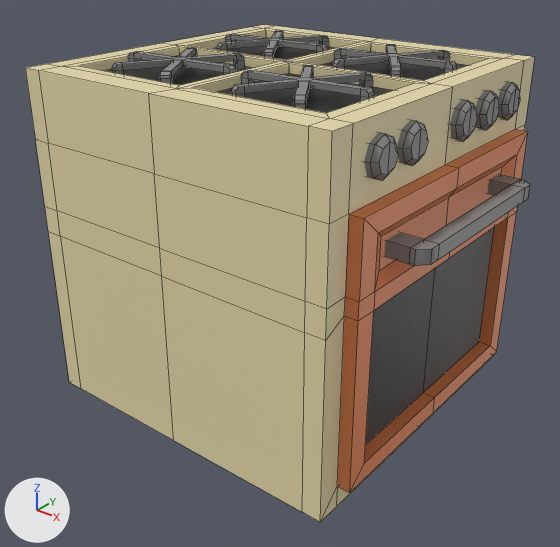
What one commit did to the FBX model Assets/Art/Meshes/Props/SM_Oven_02.fbx.
Both versions are drawn from a 50 mm lens placed at (1.847, -1.221, 1.41), pointed at (0.539, 0.414, 0.397). The axes (+X, +Y, +Z) are drawn at lower left. The lights are the same throughout. The first picture is the older version. Mesh edges are drawn as thin lines. Where no turn or scale is listed for an object, it has been applied to the vertices. Vertices at exactly the same position are counted once.

The older version as bpy lines, for what is in view:
```python
me_cube_026 = bpy.data.meshes.new('Cube.026')
me_cube_026.from_pydata(...)  # 697 vertices, 592 faces; spans x 0.0..1.123, y 0.0..1.0, z 0.0..1.014
# faces by material slot: [124, 34, 6, 428]
me_cube_026.materials.append(mat_material)  # beige #e7daab
me_cube_026.materials.append(mat_material_001)  # orange #e78754
me_cube_026.materials.append(mat_material_002)  # black #1b1b1b
me_cube_026.materials.append(mat_material_003)  # grey #888888
ob_sm_oven_02 = bpy.data.objects.new('SM_Oven_02', me_cube_026)
ob_sm_oven_02.location = (0.0, 0.0, 0.0)
```
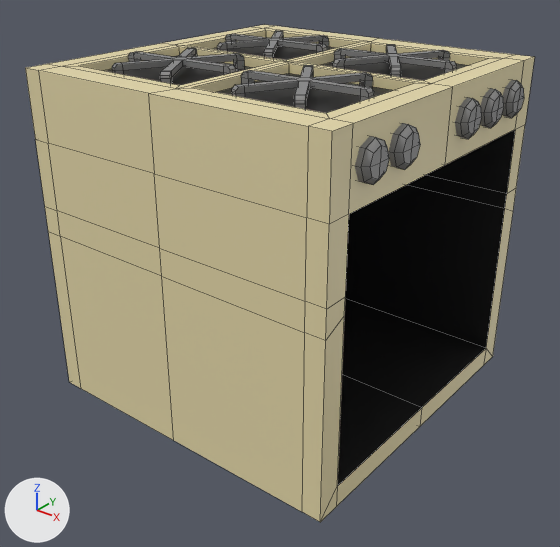
Pixel boxes (x1, y1, x2, y2) of what changed, in the pictures (560 x 547 px):
part 1 of me_cube_026, rebuilt
    before: (497, 81, 520, 120)
    after: (502, 80, 524, 118)
part 2 of me_cube_026, rebuilt
    before: (364, 132, 398, 180)
    after: (355, 136, 389, 185)
part 3 of me_cube_026, rebuilt
    before: (397, 120, 428, 166)
    after: (388, 123, 420, 170)
part 4 of me_cube_026, added
    after: (480, 88, 504, 128)
part 5 of me_cube_026, deleted
    before: (384, 175, 530, 266)
part 6 of me_cube_026, cut back
    before: (337, 90, 528, 493)
    after: (337, 97, 515, 486)

The edits, one by one:
me_cube_026 is used by ob_sm_oven_02; location (0.0, 0.0, 0.0).
me_cube_026 had 697 vertices, 592 faces and spanned x 0.0..1.123, y 0.0..1.0, z 0.0..1.014.
me_cube_026 now has 650 vertices, 553 faces and spans x 0.0..1.029, y 0.0..1.0, z 0.0..1.014.
me_cube_026 part 1: the loose piece of 24 vertices spanning x 0.993..1.029, y 0.772..0.876, z 0.856..0.96 is rebuilt with 25 vertices and now spans x 0.993..1.029, y 0.799..0.903, z 0.856..0.96.
me_cube_026 part 2: the loose piece of 24 vertices spanning x 0.993..1.029, y 0.122..0.226, z 0.856..0.96 is rebuilt with 25 vertices and now spans x 0.993..1.029, y 0.086..0.191, z 0.856..0.96.
me_cube_026 part 3: the loose piece of 24 vertices spanning x 0.993..1.029, y 0.254..0.359, z 0.856..0.96 is rebuilt with 25 vertices and now spans x 0.993..1.029, y 0.219..0.323, z 0.856..0.96.
me_cube_026 part 4: a new loose piece of 25 vertices spanning x 0.993..1.029, y 0.665..0.769, z 0.856..0.96, in mat_material_003 (grey #888888).
me_cube_026 part 5: the loose piece of 28 vertices spanning x 1.005..1.123, y 0.201..0.801, z 0.665..0.705 is deleted.
Part 6, on me_cube_026:
80 vertices are removed from x 0.993..1.038, y 0.071..0.929, z 0.067..0.96.
74 faces are deleted.
2 vertices move within x 0.993..1.015, y 0.637, z 0.908.
16 vertices are added at x 0.993..1.029, y 0.533..0.622, z 0.856..0.96.
10 new vertices lie (-0.722, 0.0, 0.0) away from vertices in x 1.0, y 0.071..0.929, z 0.067..0.805.
7 new vertices lie (0.022, 0.0, 0.0) away from vertices in x 0.993, y 0.533..0.622, z 0.856..0.96.
20 new faces join them, mat_material_003 (grey #888888).
11 new faces join them, mat_material_002 (black #1b1b1b).
me_cube_026 no longer uses material mat_material_001 (orange #e78754).
